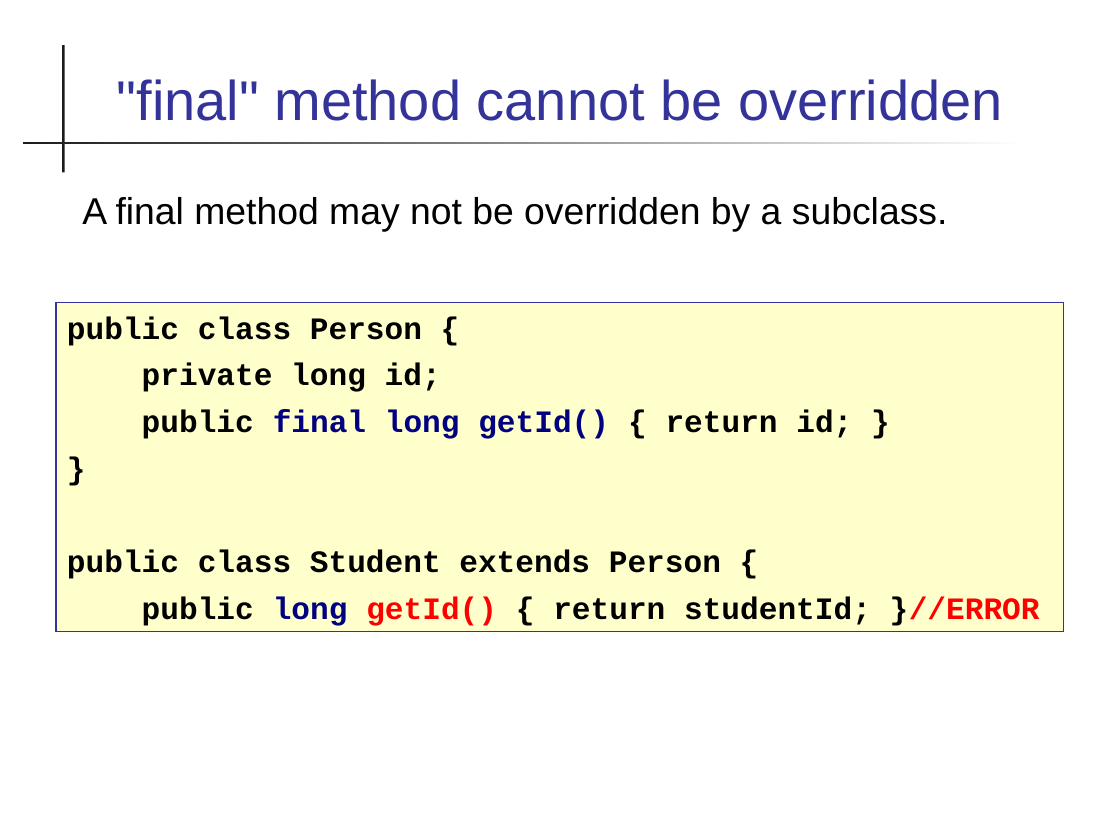
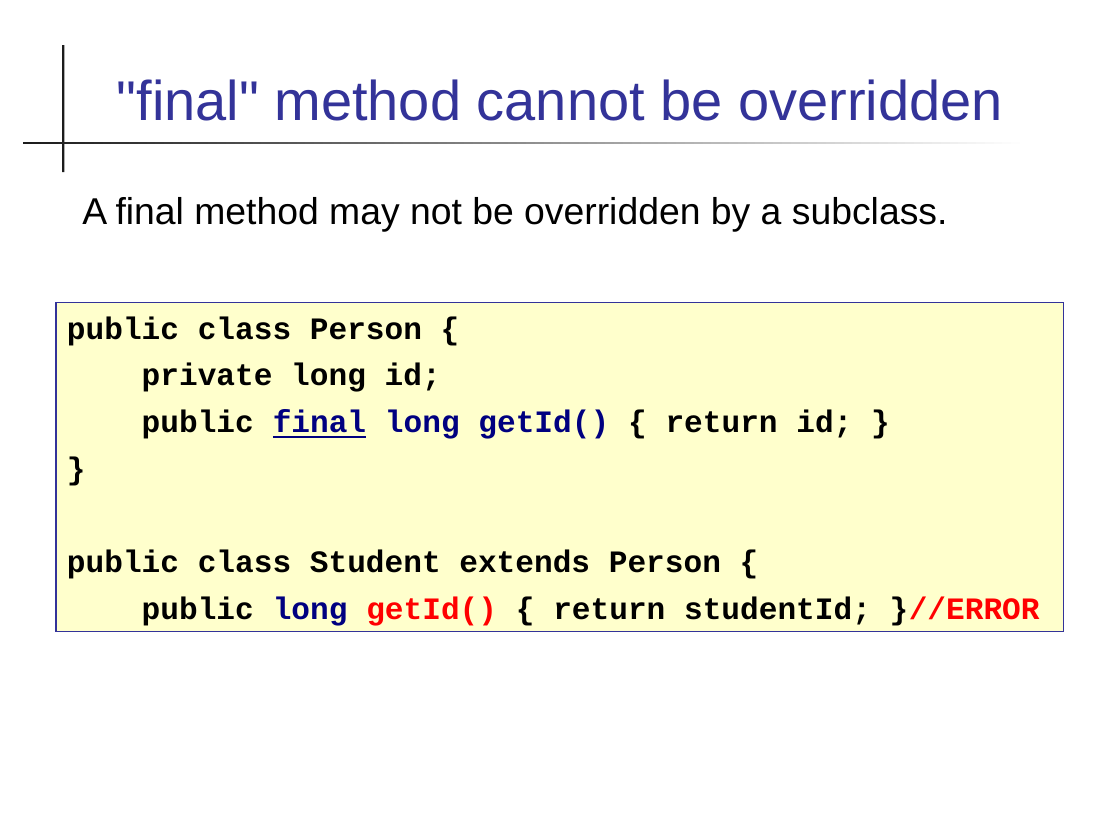
Before and after one commit to skeoop/skeoop.github.io, a slide deck: slide 8 of week5/Final-modifier.ppt. Drawn at 1120x840 pixels with LibreOffice and Linux fonts; fonts in the diff are those of the drawing. Boxes give left, top, right and bottom in pixels: in the first picture for what was removed or moved away, otherwise in the second. Text is boxed around its words. In the diff, an @@ line names an element or a change of style, - is before the commit and + after.

```diff
--- a/week5/Final-modifier.ppt
+++ b/week5/Final-modifier.ppt
@@ text in rectangle at <box>142,410,852,439</box>: underline on in "final" @@
```
Also in this commit, not shown: 4 other slides changed, 6 other files.
